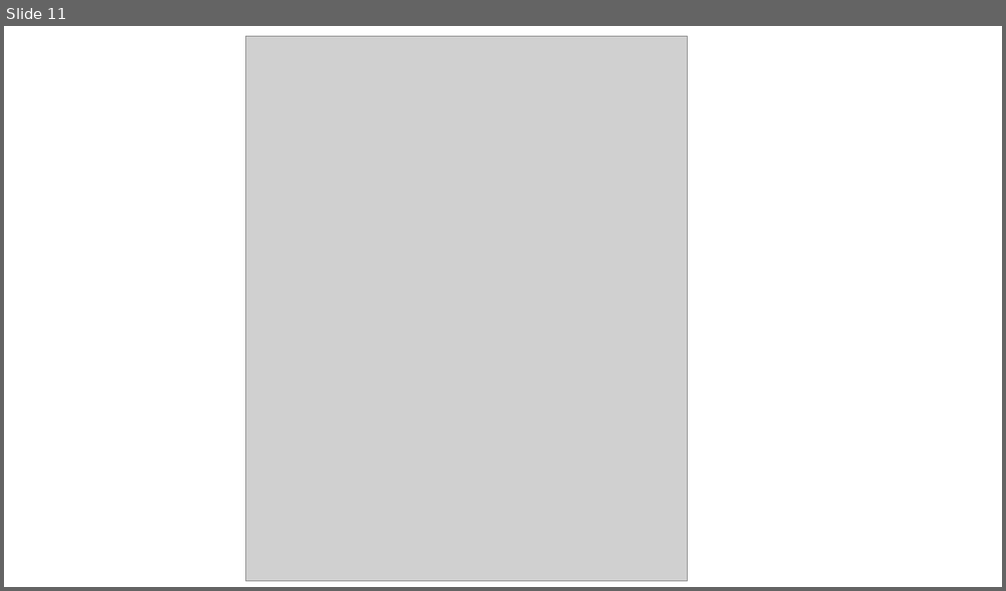
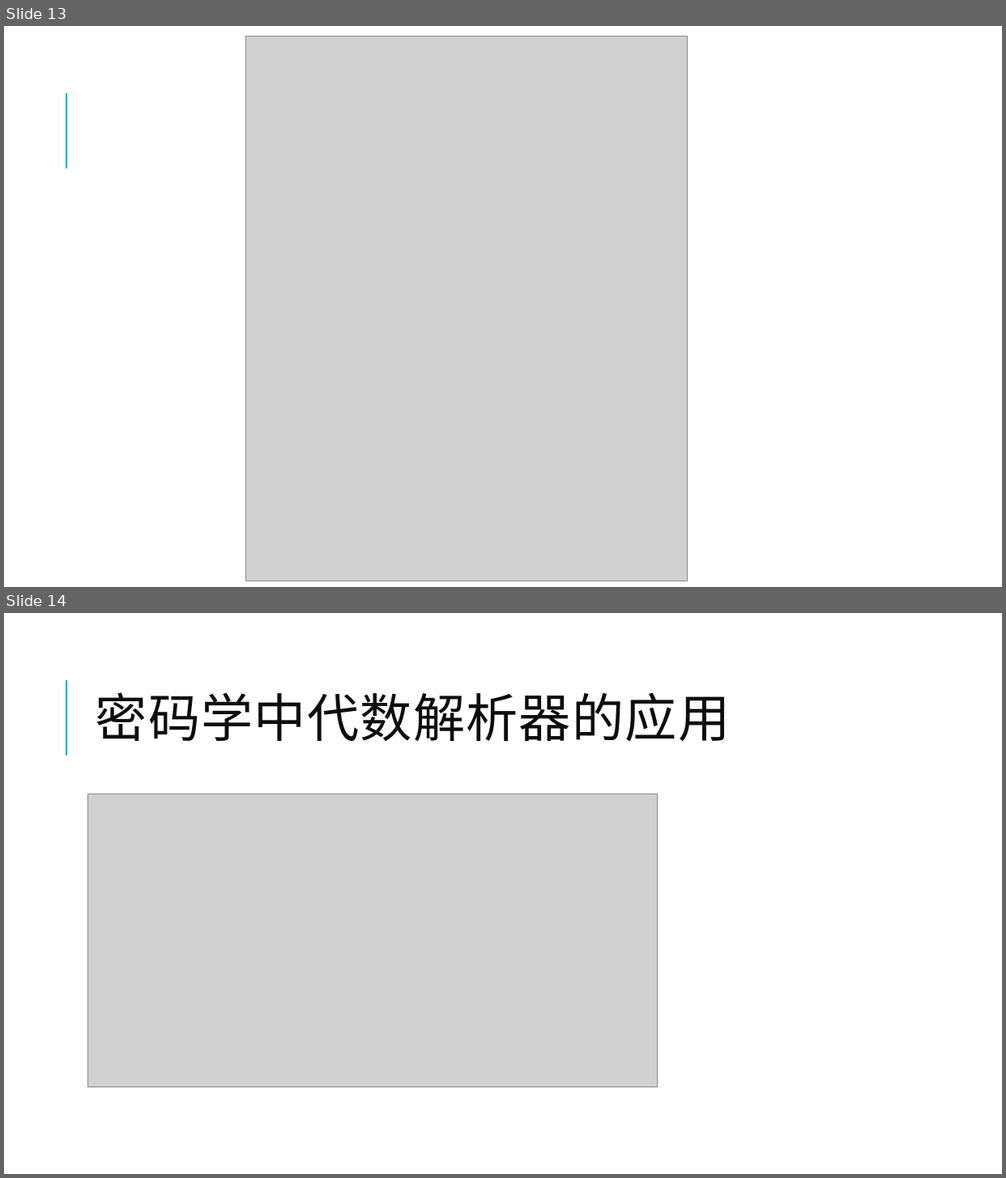
Before and after one commit to yberlin/hello-world, a slide deck: 数电/代数解析器与其密码学领域的应用.pptx. Shown one above the other, each under a label of ours: slide 11 before the commit, slides 13 and 14 after it. The pictures are 1006x591 and 1006x1178 pixels, drawn with LibreOffice and Linux fonts; fonts in the diff are those of the drawing; grey boxes stand for pictures. Boxes give left, top, right and bottom in pixels: in the first picture for what was removed or moved away, otherwise in the second. Text is boxed around its words. In the diff, an @@ line names an element or a change of style, - is before the commit and + after.

```diff
--- a/数电/代数解析器与其密码学领域的应用.pptx
+++ b/数电/代数解析器与其密码学领域的应用.pptx
@@ slide 14 added at [4,613,1002,1174], background #FFFFFF; not listed: 1 template element that a slide beside it also shows @@
@@ title added at [96,692,731,742], 50 pt, text #0D0D0D @@
+密码学中代数解析器的应用
@@ picture added at [88,794,657,1088] @@
@@ what was slide 11 is now slide 13 @@
@@ slide 13 changed as well @@
@@ line added from (66, 169) to (66, 93), #1CADE4 1.5 pt @@
```
Also in this commit, not shown: 10 other slides changed, 6 other slides added, 2 other files.
